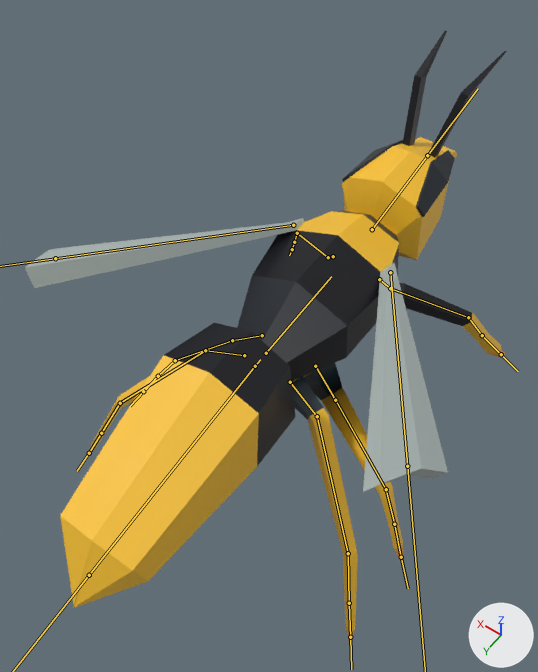
The FBX model Assets/Art/Wasp/Wasp 1.fbx: old version first, new version second.
One viewpoint serves both versions: a 50 mm camera at (-1.35, 3.08, 4.86) aimed at (0.07, 1.08, 1.72). The lights are fixed; the arrows at lower right show +X, +Y and +Z. Both versions are drawn at frame 24 of the action 'Armature|Idle'; the numbers are the values there. The bones that bend it are drawn over the model as lines.
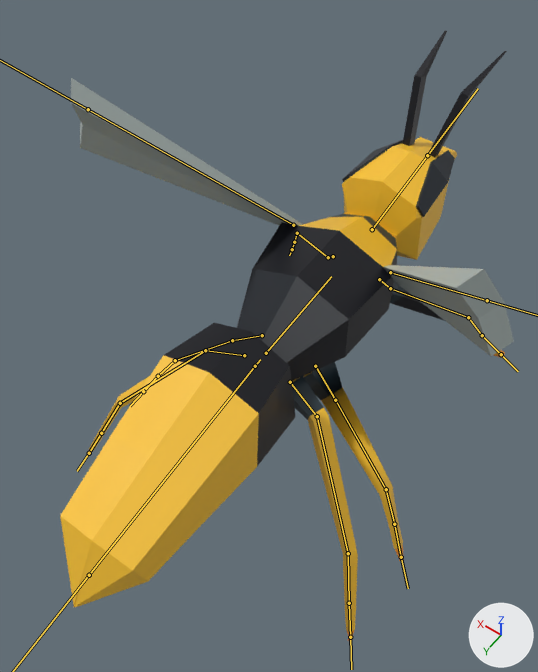
Changed parts and their boxes [x1, y1, x2, y2] in the pictures (538 x 672 px):
'Cube', posed: before [25, 31, 507, 641]; after [60, 31, 514, 641]
bone 'Wing.L', root to tip: before (293, 225) to (55, 258); after (293, 225) to (88, 109)
bone 'Wing.R', root to tip: before (390, 272) to (407, 466); after (390, 272) to (487, 300)

The change in detail:
Bone 'Wing.L' (bone_wing_l) turns from (7, -33, 2) to (-9, -13, 37) degrees about its own x, y and z.
Bone 'Wing.R' (bone_wing_r) turns from (7, 33, -2) to (-9, 13, -37) degrees about its own x, y and z.
